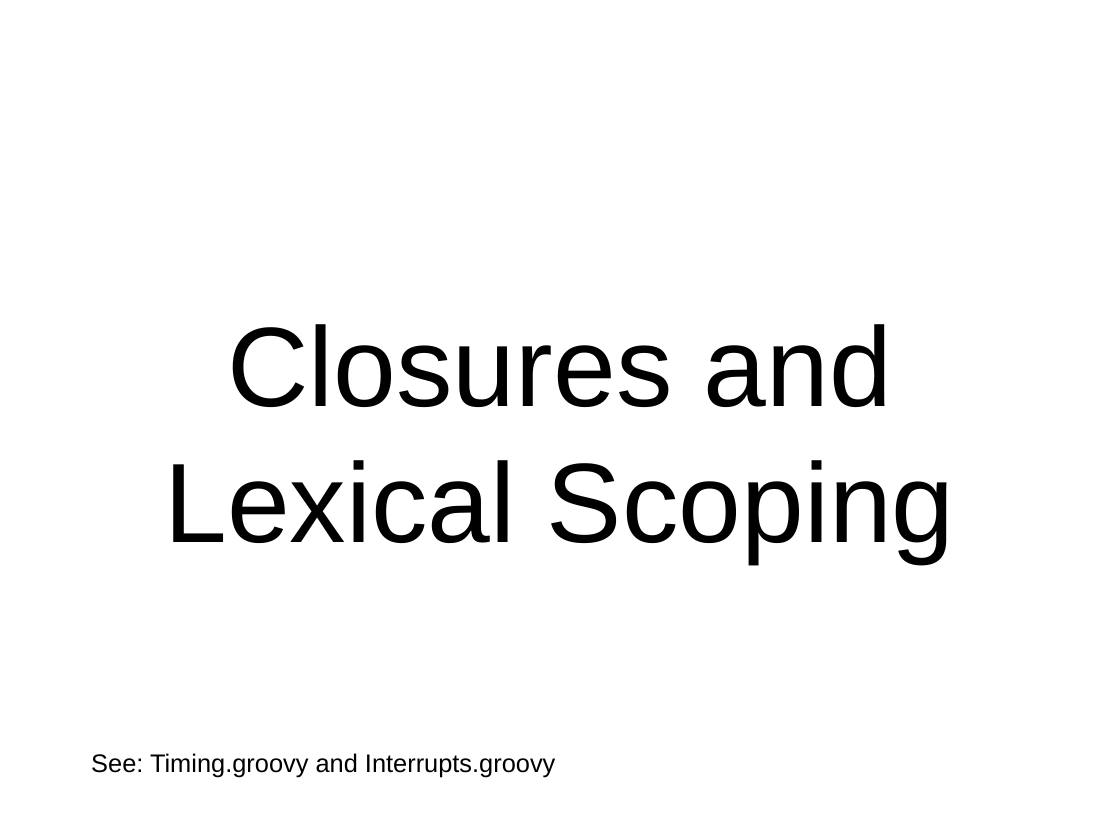
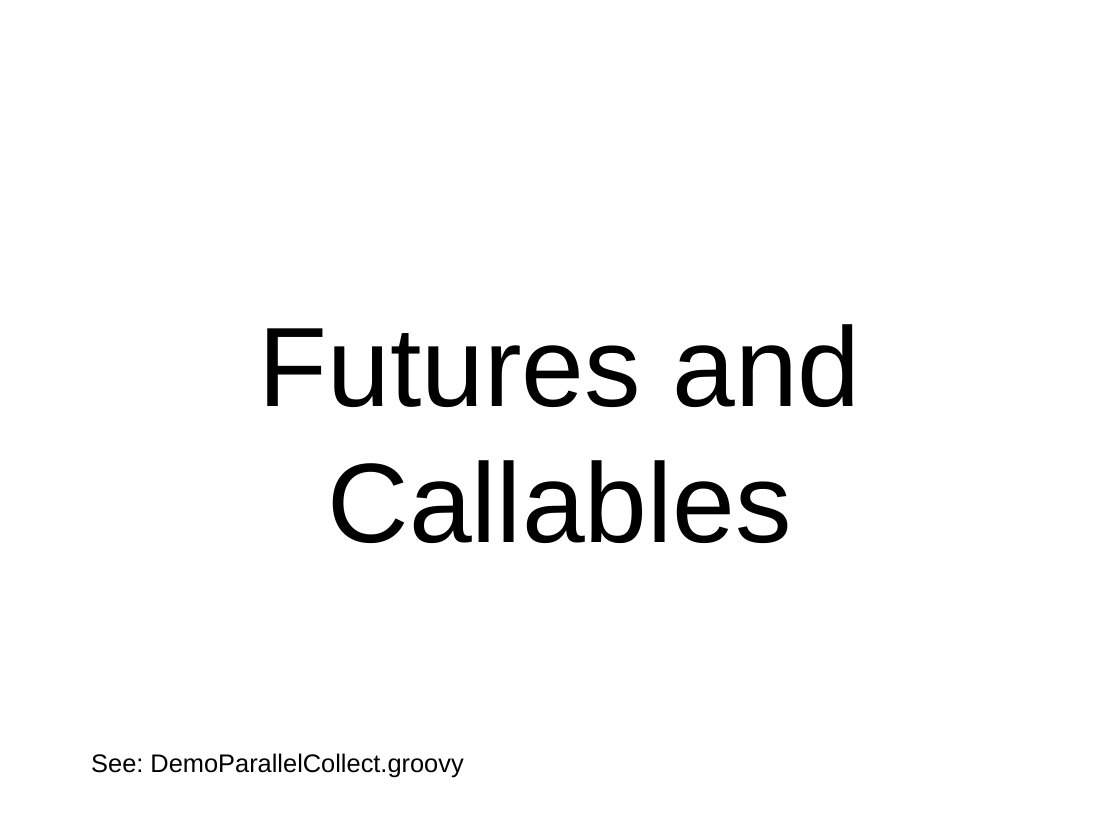
Before and after one commit to dwclark/GroovyThreading, a slide deck: slide 53 of presentation/groovy.odp (slide 46 before the commit). Drawn at 1120x840 pixels with LibreOffice and Linux fonts; fonts in the diff are those of the drawing. Boxes give left, top, right and bottom in pixels: in the first picture for what was removed or moved away, otherwise in the second. Text is boxed around its words. In the diff, an @@ line names an element or a change of style, - is before the commit and + after.

```diff
--- a/presentation/groovy.odp
+++ b/presentation/groovy.odp
@@ text at (259, 324, 860, 543): text changed @@
-Closures and Lexical Scoping
+Futures and Callables
@@ text at (91, 753, 463, 777): text changed @@
-See: Timing.groovy and Interrupts.groovy
+See: DemoParallelCollect.groovy
```
Also in this commit, not shown: 4 other slides changed, 9 slides added, 1 slide removed, 3 other files.
